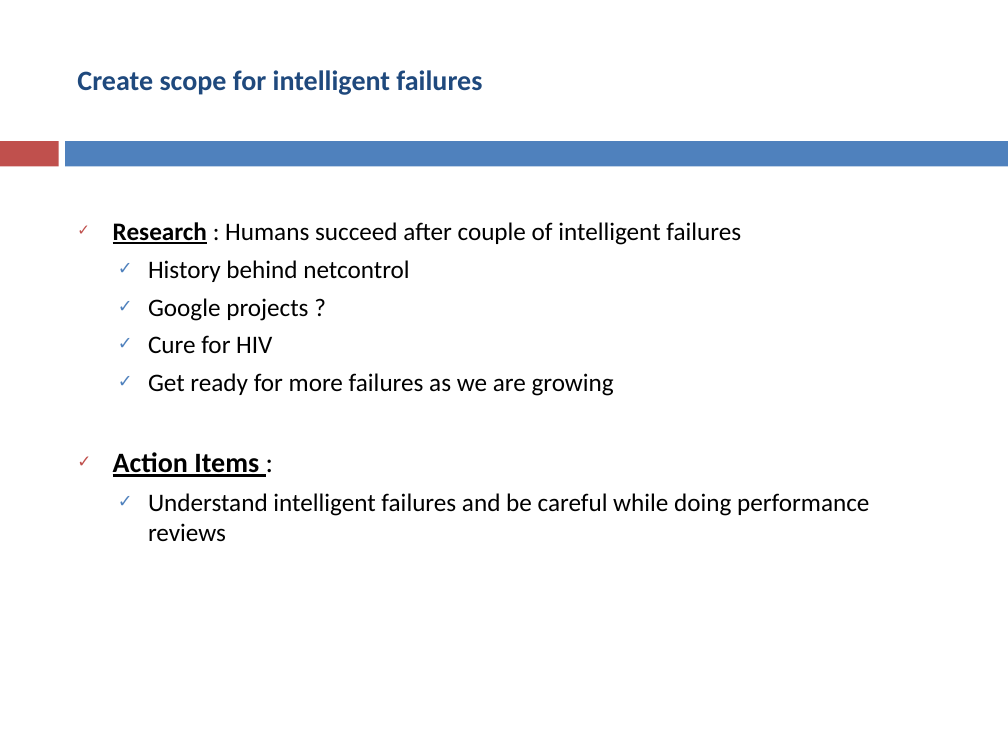
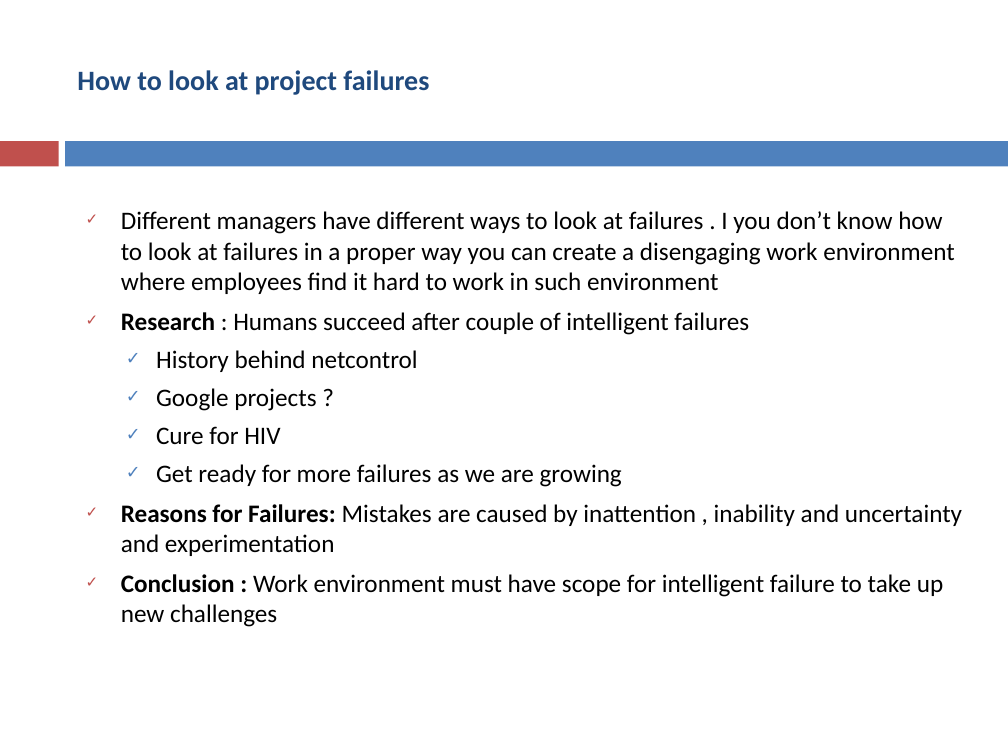
Before and after one commit to asakala/notes, a slide deck: slide 23 of Prokarma/Magnetic Work Environment.pptx (slide 10 before the commit). Drawn at 1008x756 pixels with LibreOffice and Linux fonts; fonts in the diff are those of the drawing. Boxes give left, top, right and bottom in pixels: in the first picture for what was removed or moved away, otherwise in the second. Text is boxed around its words. In the diff, an @@ line names an element or a change of style, - is before the commit and + after.

```diff
--- a/Prokarma/Magnetic Work Environment.pptx
+++ b/Prokarma/Magnetic Work Environment.pptx
@@ title at <box>77,70,429,95</box>: text changed @@
-Create scope for intelligent failures
+How to look at project failures
@@ text "Different managers have different ways ...": place and size @@
-text "Different managers have different ways ..." at <box>113,222,869,542</box>
+text "Different managers have different ways ..." at <box>121,211,962,627</box>
@@ text at <box>121,211,954,294</box>: paragraph added @@
+✓ Different managers have different ways to look at failures . I you don’t know how to look at failures in a proper way you can create a disengaging work environment where employees find it hard to work in such environment
@@ text at <box>121,312,749,335</box>: underline off in "Research" @@
@@ text at <box>121,504,962,627</box>: text changed @@
-✓ Action Items :
-  ✓ Understand intelligent failures and be careful while doing performance reviews
+✓ Reasons for Failures: Mistakes are caused by inattention , inability and uncertainty and experimentation
+✓ Conclusion : Work environment must have scope for intelligent failure to take up new challenges
```
Also in this commit, not shown: 6 other slides changed, 13 slides added, 3 other files.
